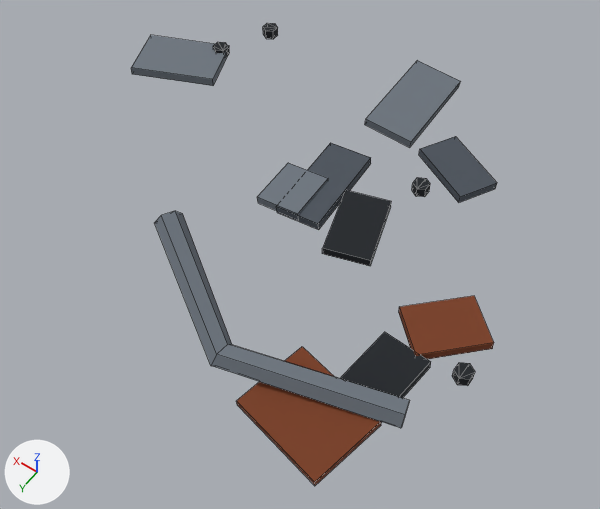
One commit to the FBX model Assets/_Project/Art/Environment/LabKit/Meshes/Debris_Scrap.fbx: the scene before it, then after it.
Camera for both pictures: a camera (50 mm lens) standing at (-1.41, 1.98, 2.82) and looking at (-0.09, 0.13, -0.08). Lighting does not change. The marker at lower left points along +X, +Y and +Z. The older version comes first. Mesh edges are drawn as thin lines.

In view in the first picture: 'Debris_Scrap'.
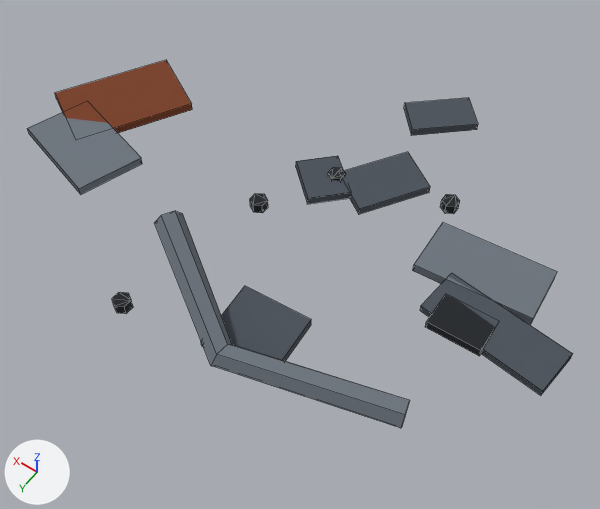
Pixel boxes (x1, y1, x2, y2) of what changed, in the pictures (600 x 509 px; the box of a moved part takes in the faces that stretch with it):
'Debris_Scrap', reshaped (49% wider, 20% shorter): before (131, 23, 497, 486); after (27, 60, 573, 428)
part 1 of me_debris_scrap, moved or reshaped: before (419, 136, 497, 203); after (425, 294, 495, 356)
part 2 of me_debris_scrap, moved or reshaped: before (257, 163, 328, 215); after (296, 156, 349, 204)
part 3 of me_debris_scrap, added: after (112, 292, 133, 314)
part 4 of me_debris_scrap, added: after (440, 194, 460, 214)
part 5 of me_debris_scrap, added: after (250, 193, 268, 213)
part 6 of me_debris_scrap, moved or reshaped: before (412, 177, 430, 197); after (328, 167, 346, 181)
part 7 of me_debris_scrap, rebuilt (60% wider, 92% taller): before (399, 296, 494, 359); after (420, 273, 573, 395)
part 8 of me_debris_scrap, deleted: before (213, 23, 475, 486)
part 9 of me_debris_scrap, built on: before (131, 35, 461, 148); after (27, 60, 557, 361)

The change, as a list of edits to the scene's bpy script:
```text
Change me_debris_scrap:
    used by ob_debris_scrap; location = (0.0, 0.0, 0.0)
    remove me_debris_scrap.from_pydata(...)  # 138 vertices, 130 faces; spans x -1.02..1.38, y -1.18..1.0, z -0.01..0.3
    add me_debris_scrap.from_pydata(...)  # 138 vertices, 130 faces; spans x -1.29..1.44, y -1.08..0.86, z -0.01..0.3
    me_debris_scrap part 1: the loose piece of 8 vertices spanning x -0.63..-0.24, y -0.81..-0.47, z 0.0..0.04 is turned -150.9 degrees about the z axis through its middle and scaled by 0.738, then moved by (-0.44, 0.75, 0.0), in mat_lab_metaldark (black #1f2328)
    me_debris_scrap part 2: the loose piece of 8 vertices spanning x -0.02..0.22, y -0.22..0.05, z -0.01..0.05 is multiplied about its middle by the matrix ((0.637, -0.665, -0.087), (0.657, 0.643, -0.099), (0.132, 0.006, 0.916)), then moved by (-0.07, -0.14, 0.0), in mat_lab_wall (greyish blue #4c535c)
    me_debris_scrap part 3: a new loose piece, a 6-sided cylinder along z spanning x 0.269..0.338, y 0.783..0.863, z 0.0..0.05, in mat_lab_metaldark (black #1f2328)
    me_debris_scrap part 4: a new loose piece, a 6-sided cylinder along z spanning x -0.554..-0.484, y -0.465..-0.385, z 0.0..0.05, in mat_lab_metaldark (black #1f2328)
    me_debris_scrap part 5: a new loose piece, a 6-sided cylinder along z spanning x 0.144..0.214, y 0.028..0.108, z 0.0..0.05, in mat_lab_metaldark (black #1f2328)
    me_debris_scrap part 6: the loose piece of 12 vertices spanning x -0.4..-0.33, y -0.48..-0.4, z 0.0..0.05 is moved by (0.35, 0.17, 0.0)
    me_debris_scrap part 7: the loose piece of 8 vertices spanning x -1.02..-0.63, y -0.04..0.36, z -0.01..0.05 is rebuilt with 8 vertices and now spans x -1.29..-0.69, y -0.08..0.2, z -0.01..0.05, in mat_lab_wall (greyish blue #4c535c)
    me_debris_scrap part 8: 7 loose pieces with 68 vertices, spanning x -1.02..1.03, y -0.99..1.0, z -0.01..0.05, are deleted
    me_debris_scrap part 9
    16 vertices are removed from x -0.18..1.38, y -1.18..-0.27, z -0.01..0.05
    12 faces are deleted
    28 vertices are added at x -1.09..1.44, y -1.08..0.78, z -0.01..0.05
    20 new vertices lie (0.0, 0.0, 0.04) away from vertices in x -1.09..1.44, y -0.95..0.78, z -0.01..0.01
    6 new faces join them, mat_lab_rust (brown #7a3e22)
    12 new faces join them, mat_lab_metal (grey #6e767f)
    18 new faces join them, mat_lab_wall (greyish blue #4c535c)
```
